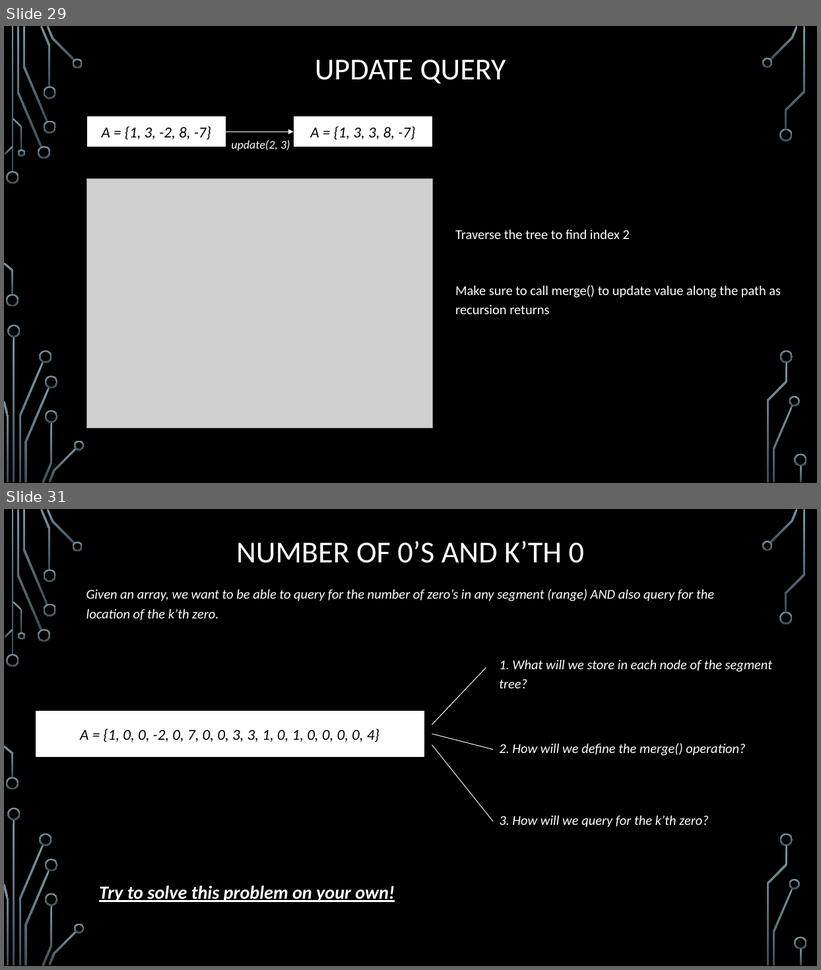
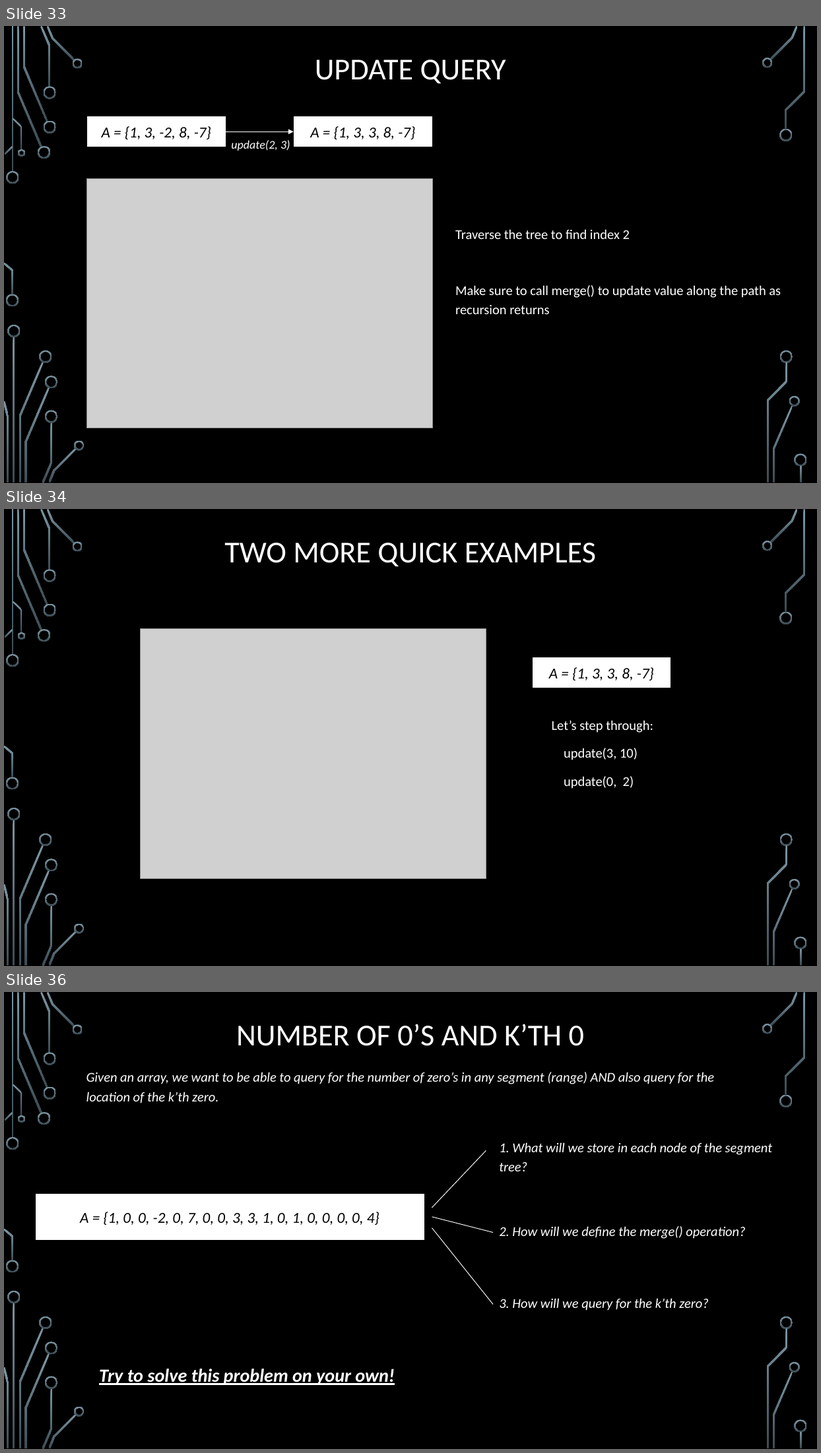
Before and after one commit to janiceeguo/advAlgo, a slide deck: slides/Trees-SegmentTrees.pptx. Shown one above the other, each under a label of ours: slides 29 and 31 before the commit, slides 33, 34 and 36 after it; the slides between them are not shown. The pictures are 821x970 and 821x1453 pixels, drawn with LibreOffice and Linux fonts; fonts in the diff are those of the drawing; grey boxes stand for pictures; background and template pictures are left out. Boxes give left, top, right and bottom in pixels: in the first picture for what was removed or moved away, otherwise in the second. Text is boxed around its words. In the diff, an @@ line names an element or a change of style, - is before the commit and + after.

```diff
--- a/slides/Trees-SegmentTrees.pptx
+++ b/slides/Trees-SegmentTrees.pptx
@@ slide 34 added at (x1=4, y1=509, x2=817, y2=966), background picture (left out); not listed: 36 template elements that a slide beside it also shows @@
@@ title added at (x1=224, y1=543, x2=596, y2=566), 36 pt, text #FFFFFF @@
+TWO MORE QUICK EXAMPLES
@@ picture added at (x1=141, y1=629, x2=486, y2=879) @@
@@ rectangle added at (x1=532, y1=657, x2=671, y2=688), fill #FFFFFF, outline #000000 0.75 pt, 18 pt, text #000000, italic @@
+A = {1, 3, 3, 8, -7}
@@ text added at (x1=552, y1=720, x2=653, y2=789), 16 pt, text #FFFFFF @@
+Let’s step through:
+update(3, 10)
+update(0, 2)
@@ what was slide 29 is now slide 33 @@
@@ what was slide 31 is now slide 36 @@
```
Also in this commit, not shown: 3 slides changed, 6 other slides added, 2 slides removed, 4 other files.
